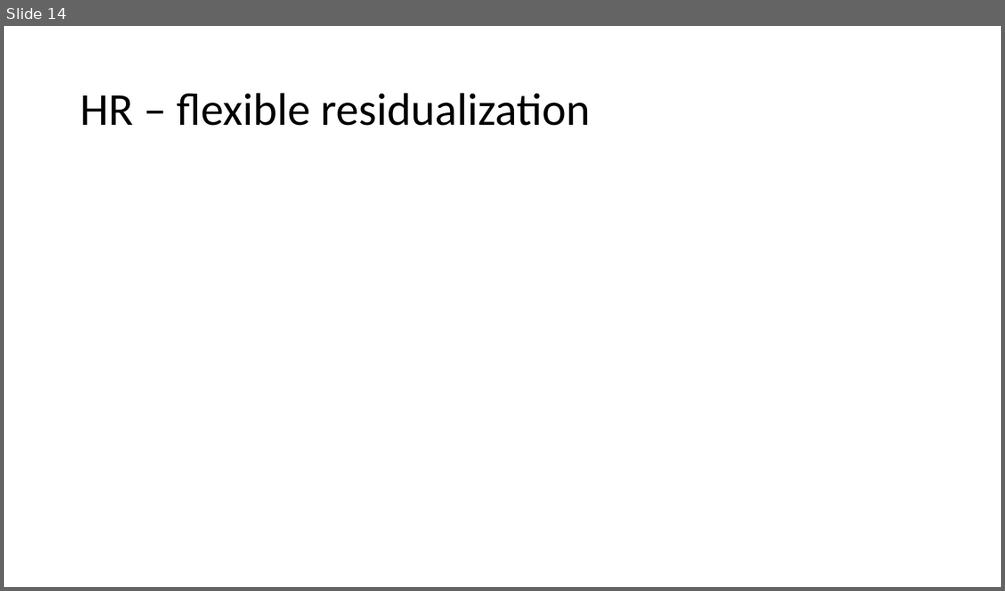
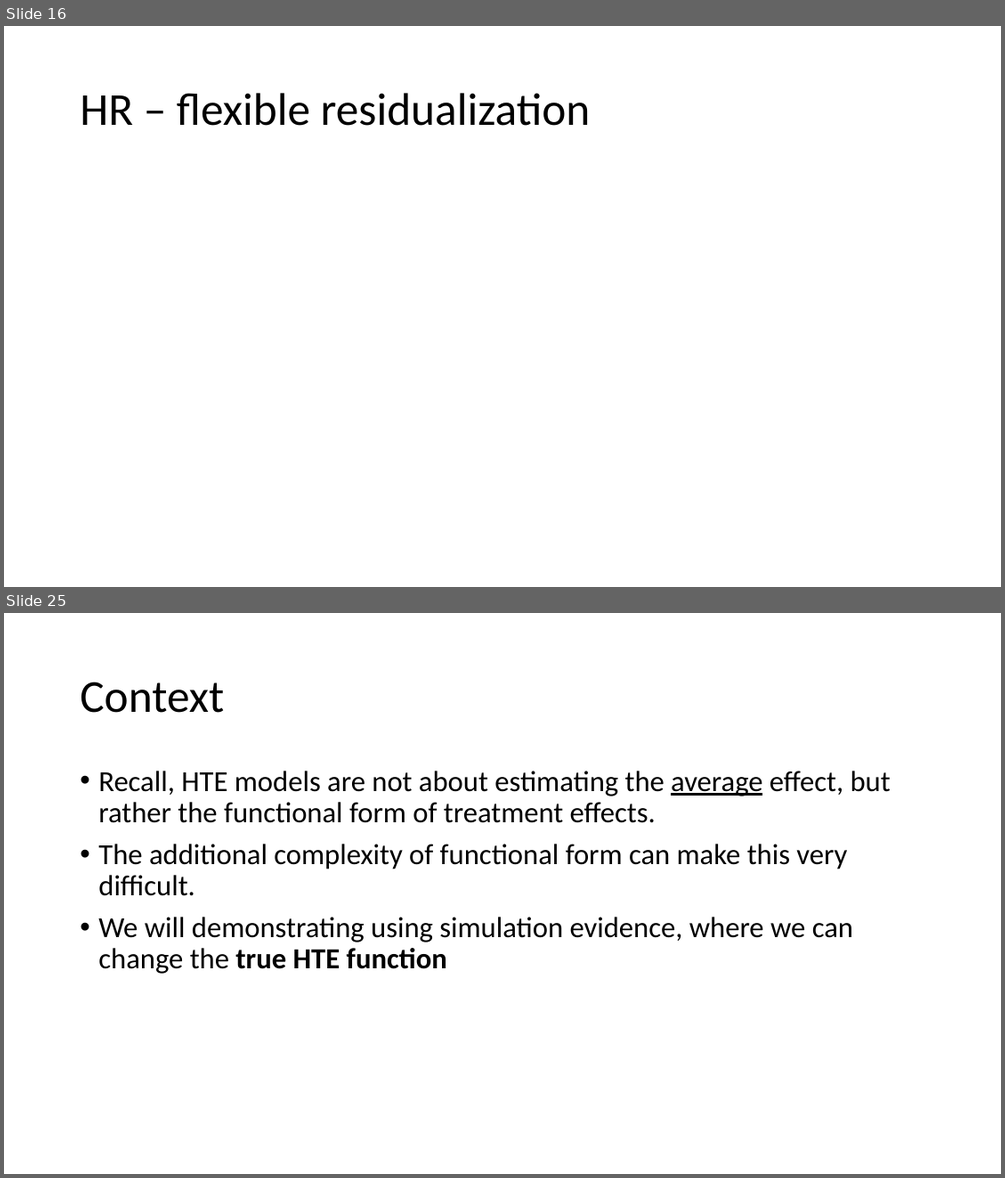
Before and after one commit to shoepaladin/causalinference_crashcourse, a slide deck: 5 HTE Models.pptx. Shown one above the other, each under a label of ours: slide 14 before the commit, slides 16 and 25 after it; the slides between them are not shown. The pictures are 1005x591 and 1005x1178 pixels, drawn with LibreOffice and Linux fonts; fonts in the diff are those of the drawing; grey boxes stand for pictures. Boxes give left, top, right and bottom in pixels: in the first picture for what was removed or moved away, otherwise in the second. Text is boxed around its words. In the diff, an @@ line names an element or a change of style, - is before the commit and + after.

Commit message:
HTE models update

```diff
--- a/5 HTE Models.pptx
+++ b/5 HTE Models.pptx
@@ slide 25 added at [4, 613, 1001, 1174], background #FFFFFF @@
@@ title added at [80, 682, 224, 713], 44 pt, text #000000 @@
+Context
@@ text added at [98, 771, 890, 973], 28 pt, text #000000 @@
+• Recall, HTE models are not about estimating the average effect, but rather the functional form of treatment effects.
+• The additional complexity of functional form can make this very difficult.
+• We will demonstrating using simulation evidence, where we can change the true HTE function
@@ what was slide 14 is now slide 16 @@
```
Also in this commit, not shown: 1 slide changed, 20 other slides added, 1 other file.
